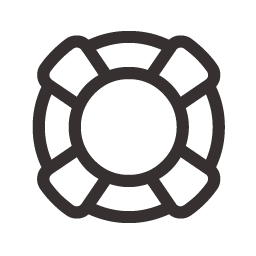
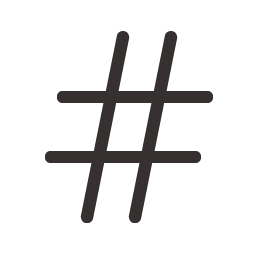
Layers edited between the first and the second (256, 256) image:
added group "hashtag" with 1 layers above "help" over [45, 31, 214, 223]
added layer "2" in group "hashtag" over [45, 31, 214, 223]
hid group "help" (1 layers) over [32, 31, 225, 223]
